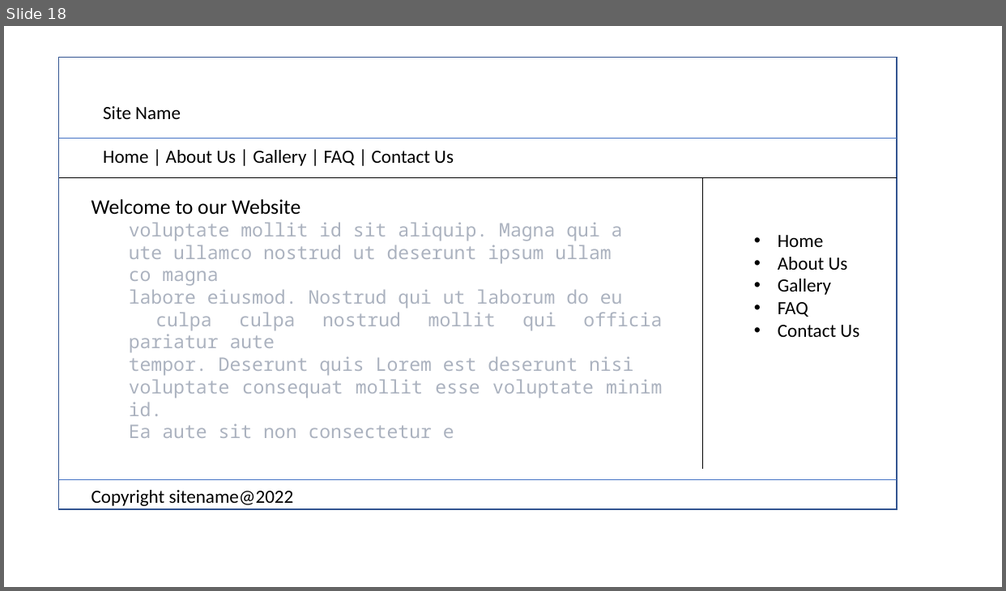
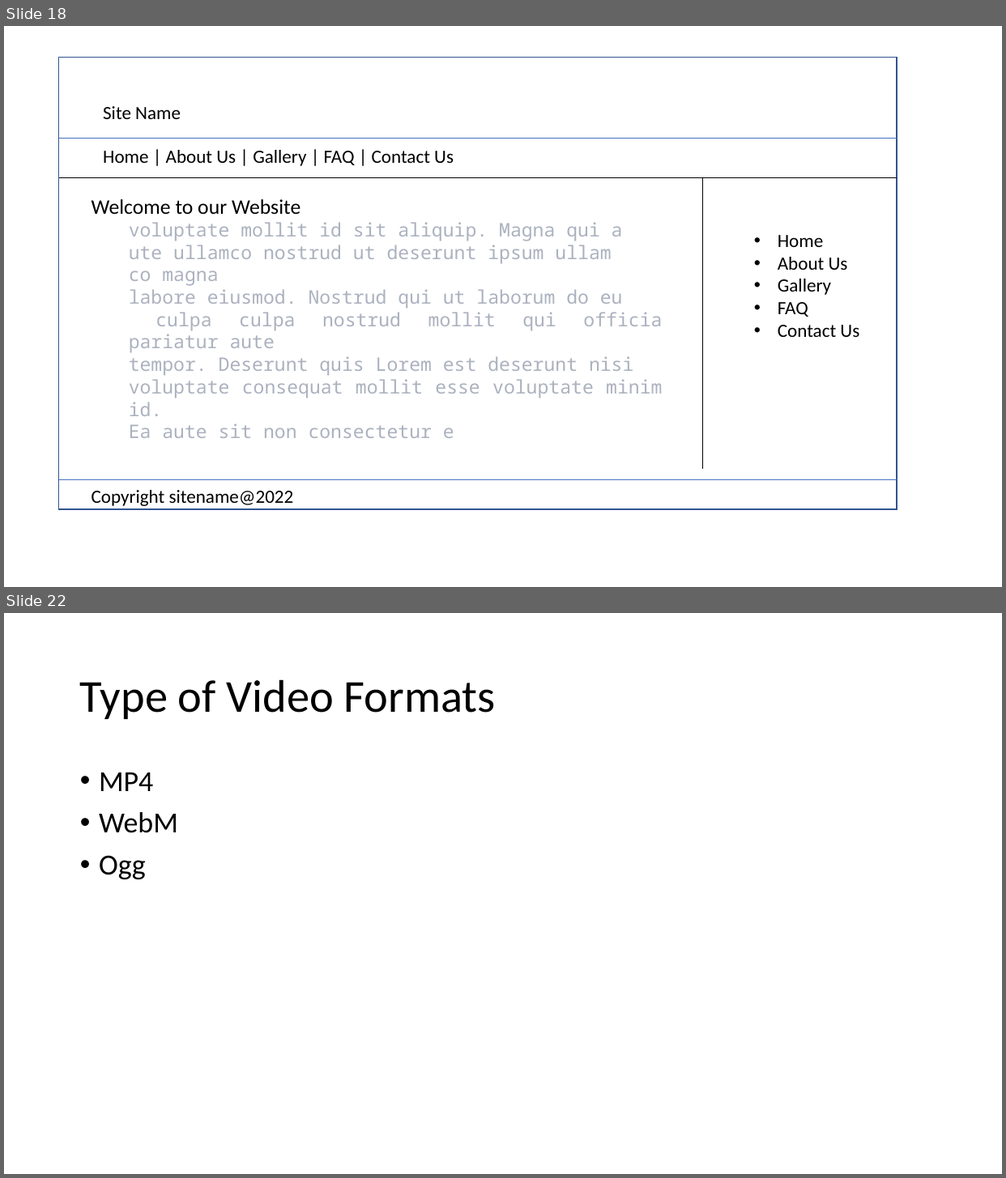
Before and after one commit to PiyushChaturvedii/Batch04, a slide deck: HTML.pptx. Shown one above the other, each under a label of ours: slide 18 before the commit, slides 18 and 22 after it; the slides between them are not shown. The pictures are 1006x591 and 1006x1178 pixels, drawn with LibreOffice and Linux fonts; fonts in the diff are those of the drawing. Boxes give left, top, right and bottom in pixels: in the first picture for what was removed or moved away, otherwise in the second. Text is boxed around its words. In the diff, an @@ line names an element or a change of style, - is before the commit and + after.

```diff
--- a/HTML.pptx
+++ b/HTML.pptx
@@ slide 22 added at <box>4,613,1002,1174</box>, background #FFFFFF @@
@@ title added at <box>80,679,496,719</box>, 44 pt, text #000000 @@
+Type of Video Formats
@@ text added at <box>99,773,178,879</box>, 28 pt, text #000000 @@
+• MP4
+• WebM
+• Ogg
```
Also in this commit, not shown: 3 other slides added, 8 other files.
